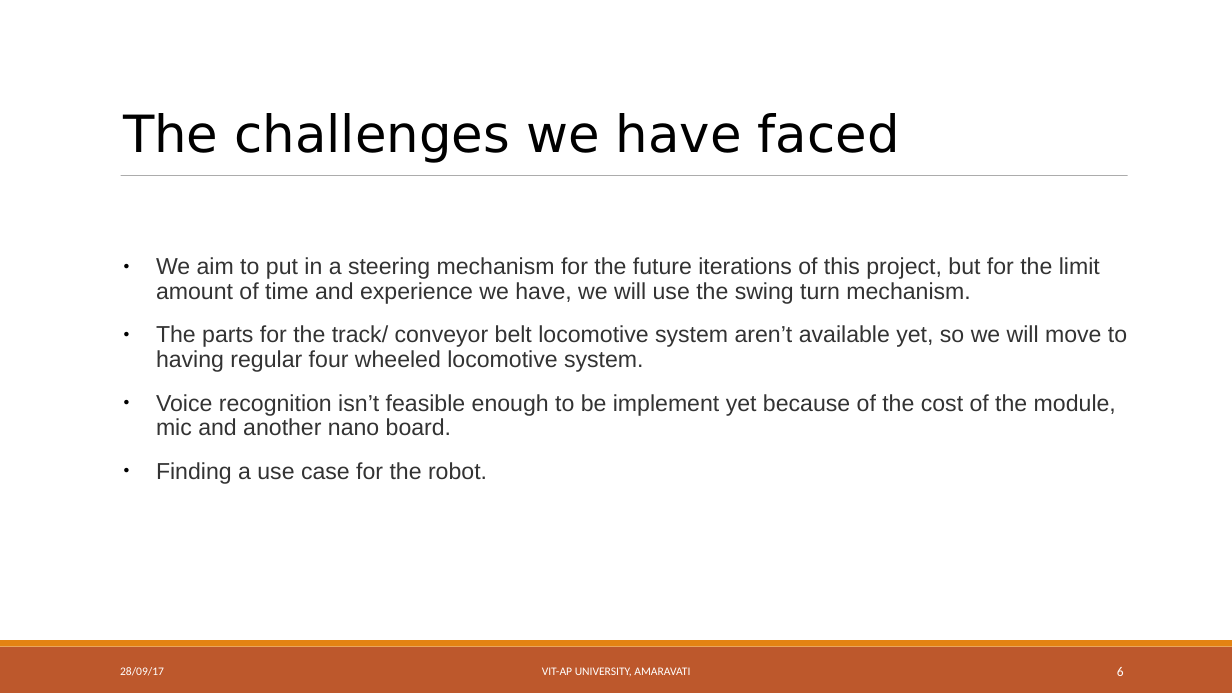
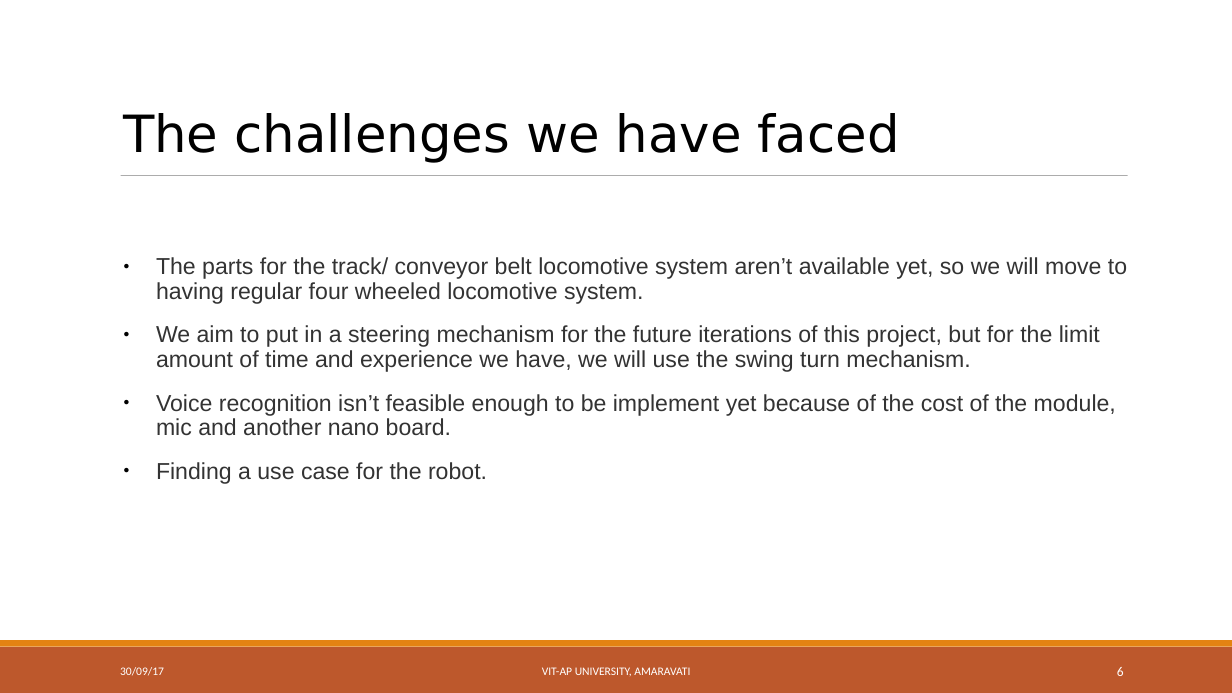
Before and after one commit to 2DSharp/BlueBerry, a slide deck: slide 6 of Documentation/Presentations/2.WeeklyProgress.odp. Drawn at 1232x693 pixels with LibreOffice and Linux fonts; fonts in the diff are those of the drawing. Boxes give left, top, right and bottom in pixels: in the first picture for what was removed or moved away, otherwise in the second. Text is boxed around its words. In the diff, an @@ line names an element or a change of style, - is before the commit and + after.

```diff
--- a/Documentation/Presentations/2.WeeklyProgress.odp
+++ b/Documentation/Presentations/2.WeeklyProgress.odp
@@ text at <box>156,257,1127,304</box>: paragraph added @@
+● The parts for the track/ conveyor belt locomotive system aren’t available yet, so we will move to having regular four wheeled locomotive system.
@@ text at <box>156,325,1127,372</box>: paragraph removed @@
-● The parts for the track/ conveyor belt locomotive system aren’t available yet, so we will move to having regular four wheeled locomotive system.
@@ text at <box>120,667,164,676</box>: text changed @@
-28/09/17
+30/09/17
```
Also in this commit, not shown: 10 other slides changed, 1 slide added, 1 slide removed, 5 other files.
